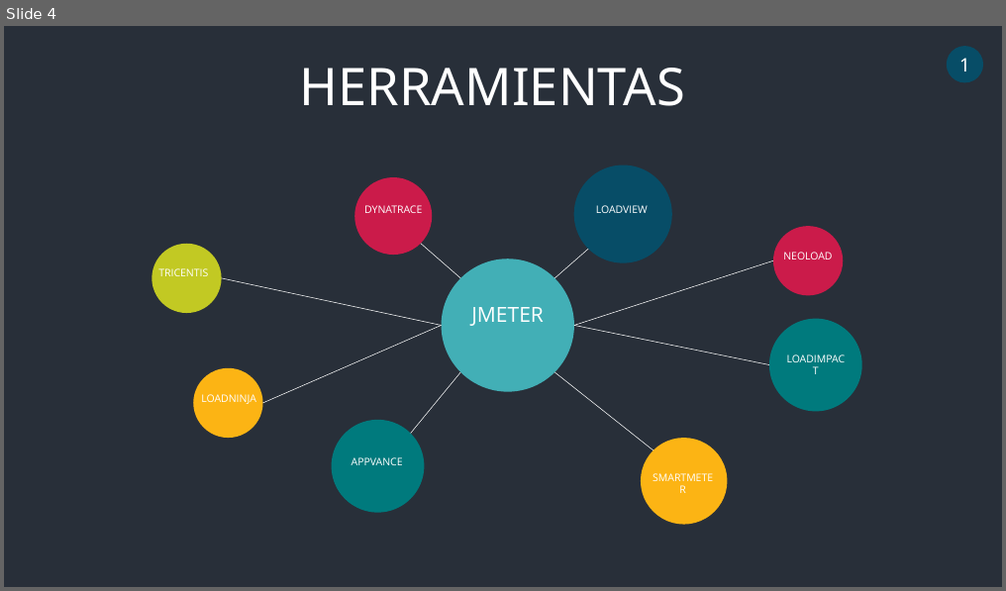
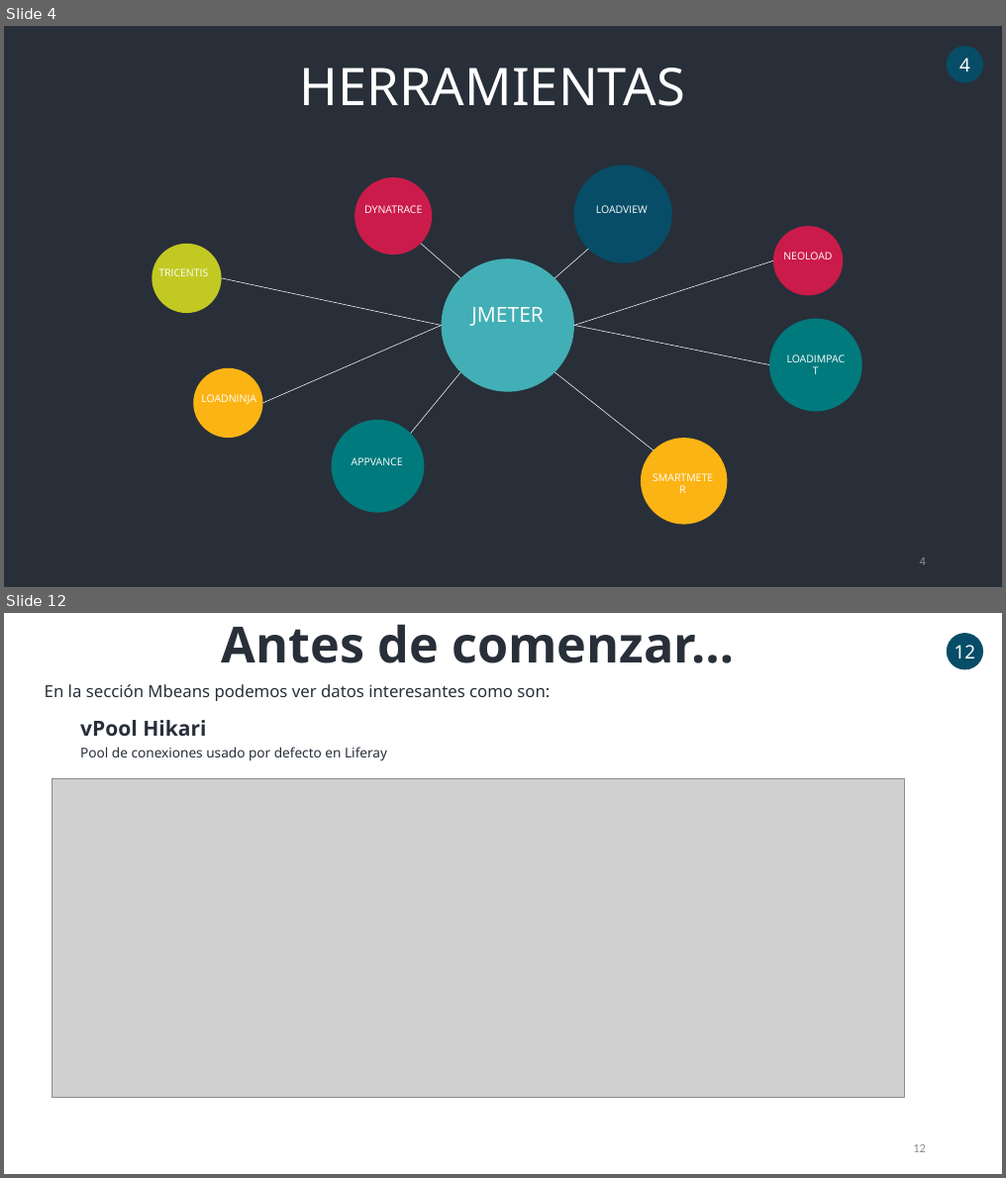
Before and after one commit to dmcisneros/formacion_lug_pruebas_carga, a slide deck: ppt/slides.pptx. Shown one above the other, each under a label of ours: slide 4 before the commit, slides 4 and 12 after it; the slides between them are not shown. The pictures are 1006x591 and 1006x1178 pixels, drawn with LibreOffice and Linux fonts; fonts in the diff are those of the drawing; grey boxes stand for pictures. Boxes give left, top, right and bottom in pixels: in the first picture for what was removed or moved away, otherwise in the second. Text is boxed around its words. In the diff, an @@ line names an element or a change of style, - is before the commit and + after.

```diff
--- a/ppt/slides.pptx
+++ b/ppt/slides.pptx
@@ slide 12 added at box(4, 613, 1002, 1174), background #FFFFFF @@
@@ text added at box(222, 624, 734, 663), 48 pt, text #282F39, bold @@
+Antes de comenzar…
@@ ellipse added at box(946, 633, 983, 669), fill #074D67, 18 pt, text #FFFFFF @@
+12
@@ text added at box(45, 684, 549, 701), 16 pt, text #282F39 @@
+En la sección Mbeans podemos ver datos interesantes como son:
@@ text added at box(80, 720, 206, 736), 20 pt, text #282F39, bold @@
+vPool Hikari
@@ text added at box(80, 747, 387, 761), 13 pt, text #282F39 @@
+Pool de conexiones usado por defecto en Liferay
@@ picture added at box(52, 778, 904, 1098) @@
@@ page number added at box(913, 1145, 926, 1153), 12 pt, text #8E8F91 @@
+12
@@ slide 4 changed as well @@
@@ text in ellipse at box(959, 58, 970, 72): text changed @@
-1
+4
@@ page number added at box(920, 558, 926, 566), 12 pt, text #8E8F91 @@
+4
```
Also in this commit, not shown: 5 other slides changed, 29 other slides added.
